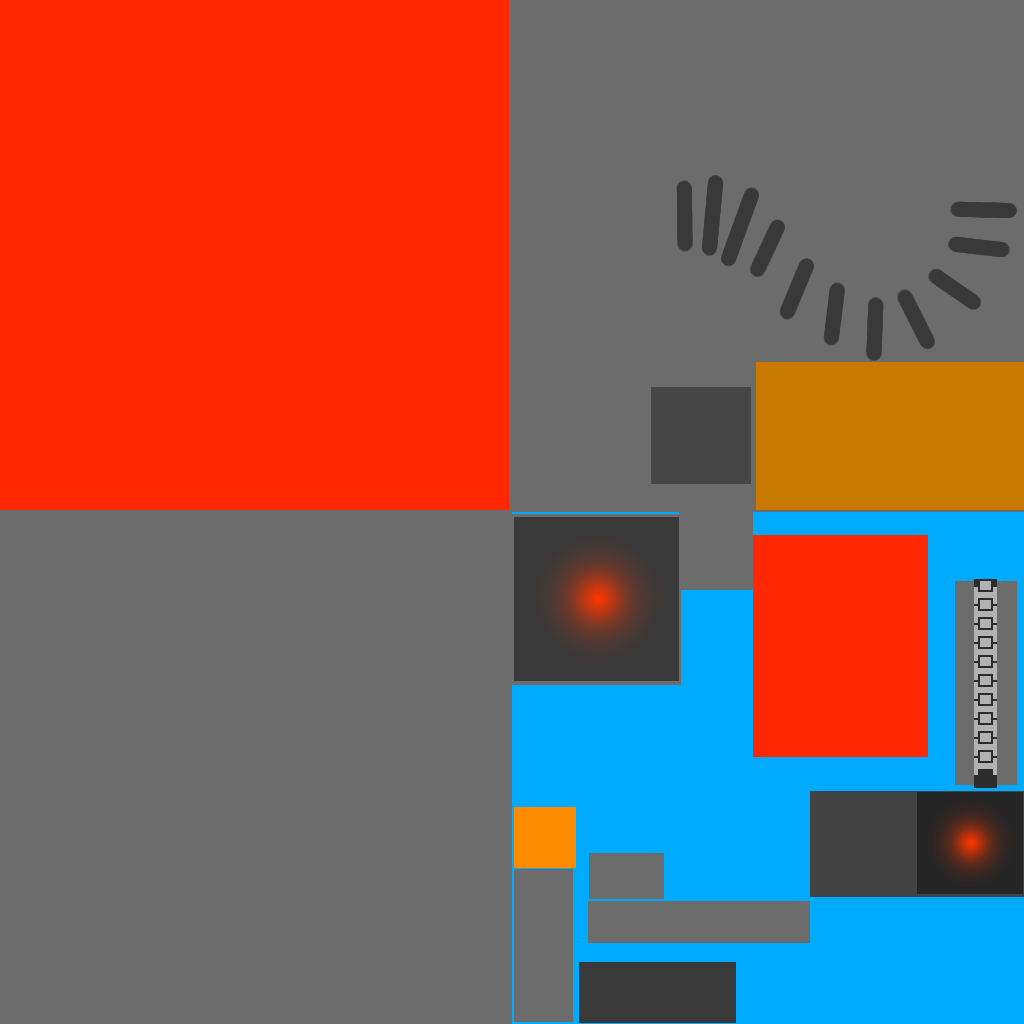
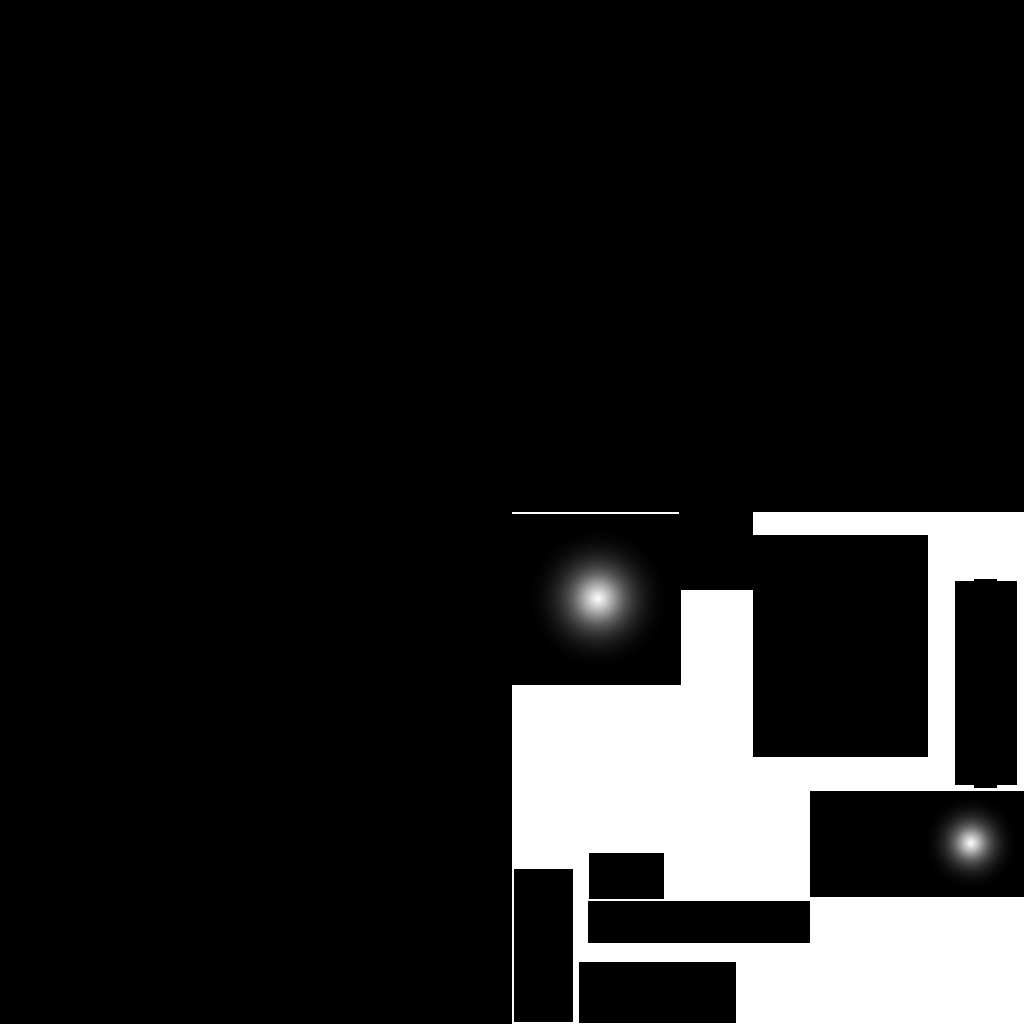
Layers edited between the first and the second w=1024, h=1024 image:
showed group "EMISSIVE" (4 layers) over left=0, top=0, right=1024, bottom=1024
painted on "General EMIS" over left=514, top=807, right=576, bottom=868
